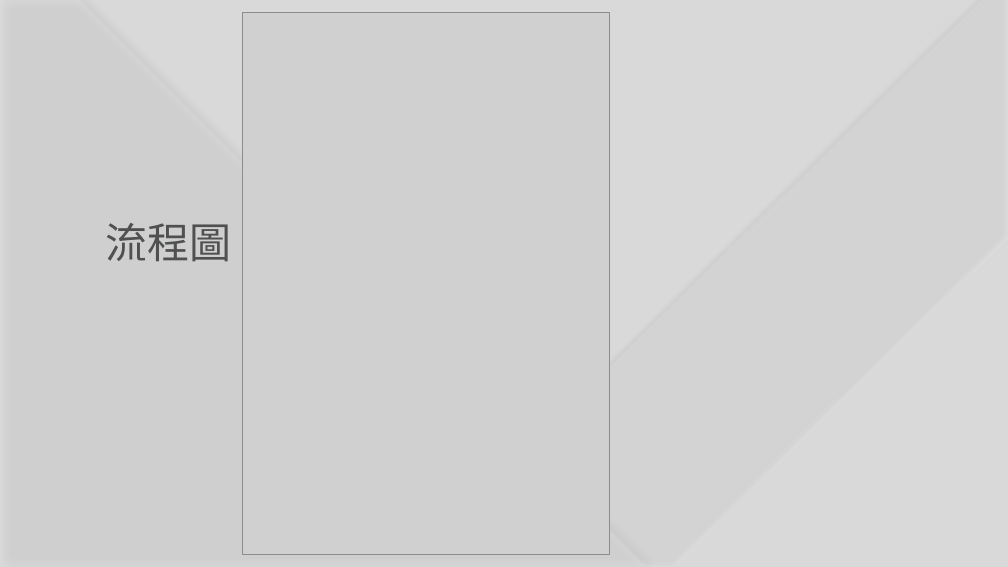
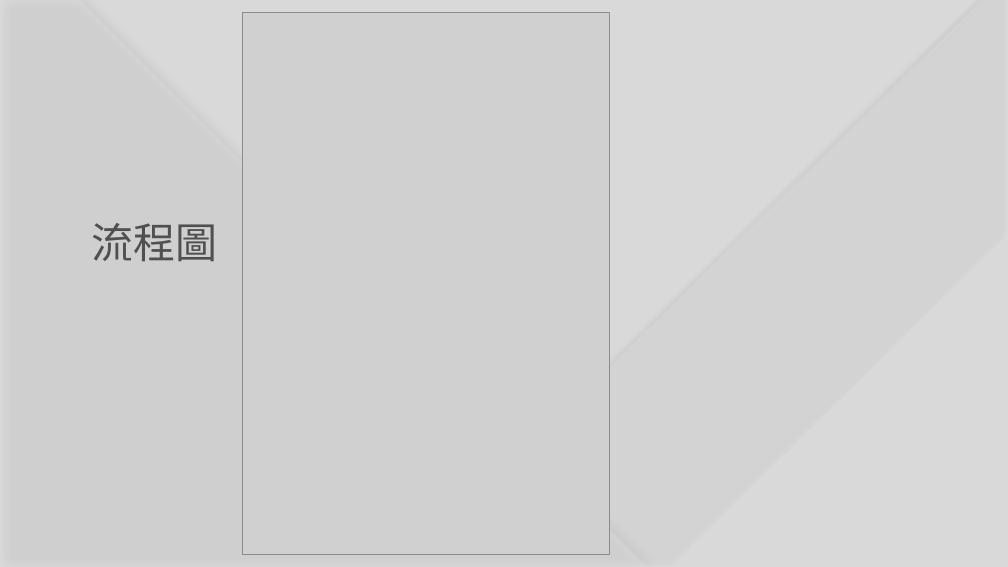
Before and after one commit to asd346119/Snake, a slide deck: slide 4 of 期末程式報告.pptx. Drawn at 1008x567 pixels with LibreOffice and Linux fonts; fonts in the diff are those of the drawing; grey boxes stand for pictures. Boxes give left, top, right and bottom in pixels: in the first picture for what was removed or moved away, otherwise in the second. Text is boxed around its words. In the diff, an @@ line names an element or a change of style, - is before the commit and + after.

```diff
--- a/期末程式報告.pptx
+++ b/期末程式報告.pptx
@@ text "流程圖": place and size @@
-text "流程圖" at (106,223,232,261)
+text "流程圖" at (92,223,218,261)
```
Also in this commit, not shown: 2 other slides changed.
